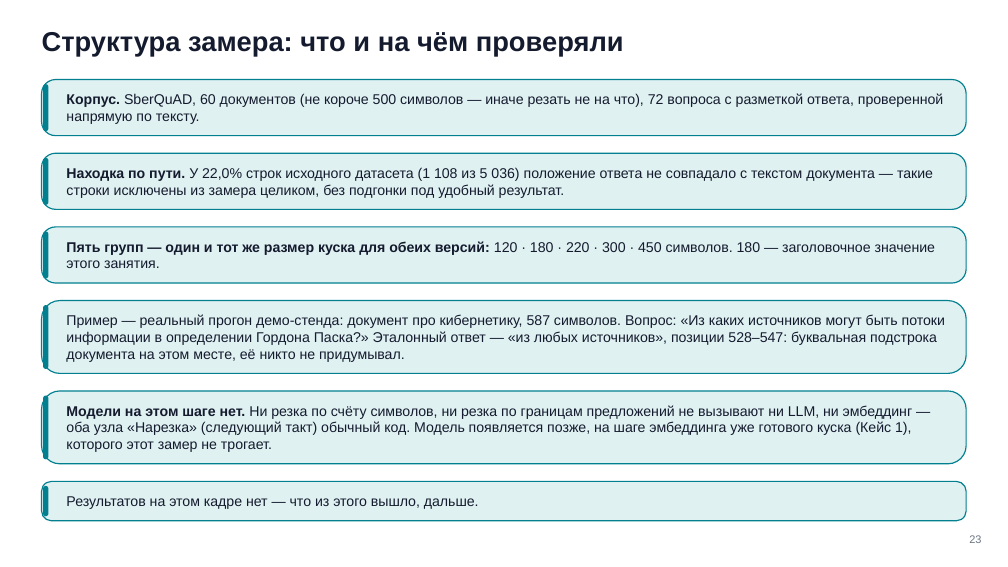
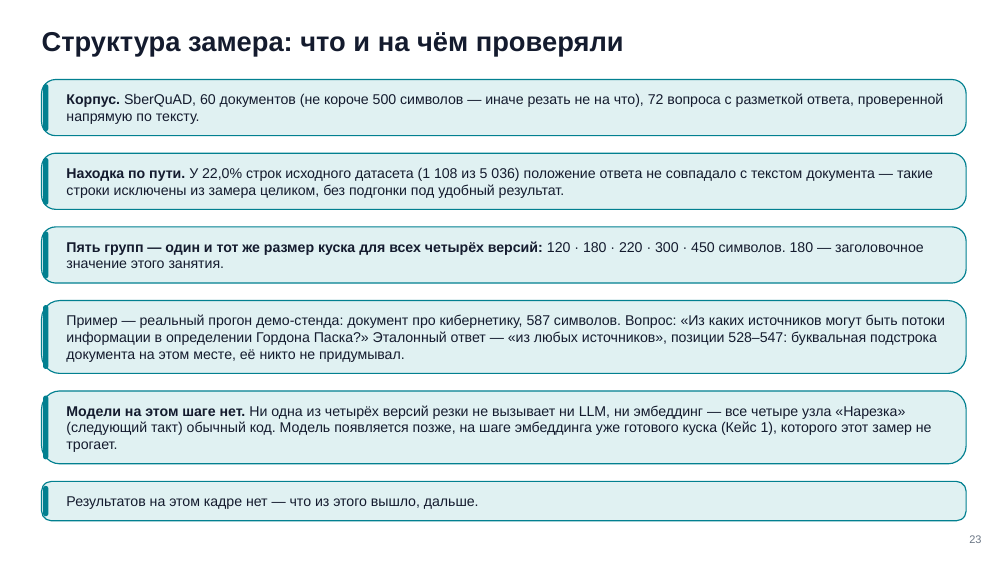
Before and after one commit to tellina-study/AI-usage-lessons, a slide deck: slide 23 of library/seminars/sem-10/rendered/sem-10.pptx. Drawn at 1008x567 pixels with LibreOffice and Linux fonts; fonts in the diff are those of the drawing. Boxes give left, top, right and bottom in pixels: in the first picture for what was removed or moved away, otherwise in the second. Text is boxed around its words. In the diff, an @@ line names an element or a change of style, - is before the commit and + after.

```diff
--- a/library/seminars/sem-10/rendered/sem-10.pptx
+++ b/library/seminars/sem-10/rendered/sem-10.pptx
@@ text at bbox=[66, 241, 924, 268]: text changed @@
-Пять групп — один и тот же размер куска для обеих версий: 120 · 180 · 220 · 300 · 450 символов. 180 — заголовочное значение этого занятия.
+Пять групп — один и тот же размер куска для всех четырёх версий: 120 · 180 · 220 · 300 · 450 символов. 180 — заголовочное значение этого занятия.
@@ text at bbox=[66, 405, 932, 452]: text changed @@
-Модели на этом шаге нет. Ни резка по счёту символов, ни резка по границам предложений не вызывают ни LLM, ни эмбеддинг — оба узла «Нарезка» (следующий такт) обычный код. Модель появляется позже, на шаге эмбеддинга уже готового куска (Кейс 1), которого этот замер не трогает.
+Модели на этом шаге нет. Ни одна из четырёх версий резки не вызывает ни LLM, ни эмбеддинг — все четыре узла «Нарезка» (следующий такт) обычный код. Модель появляется позже, на шаге эмбеддинга уже готового куска (Кейс 1), которого этот замер не трогает.
```
Also in this commit, not shown: 8 other slides changed, 24 other files.
